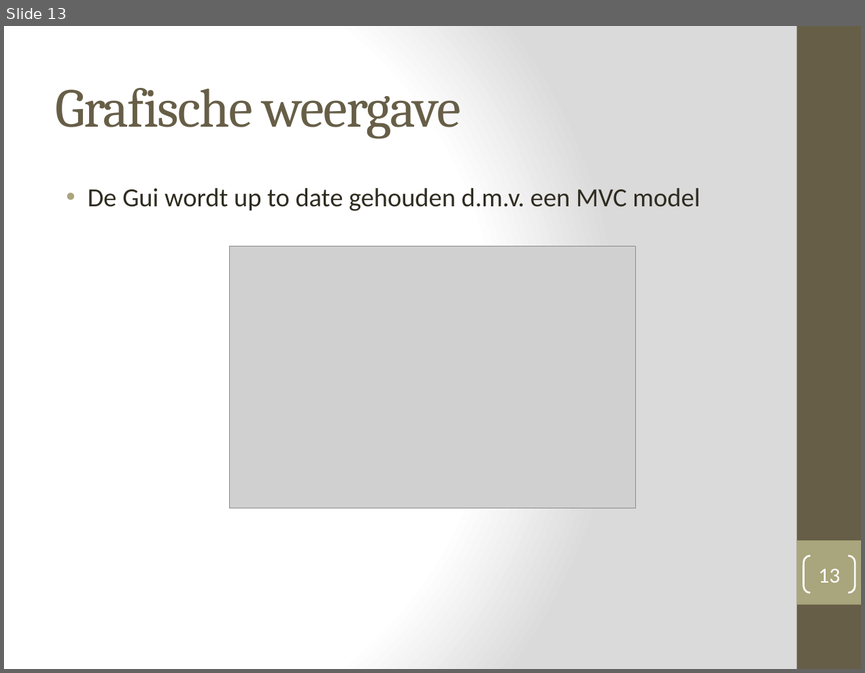
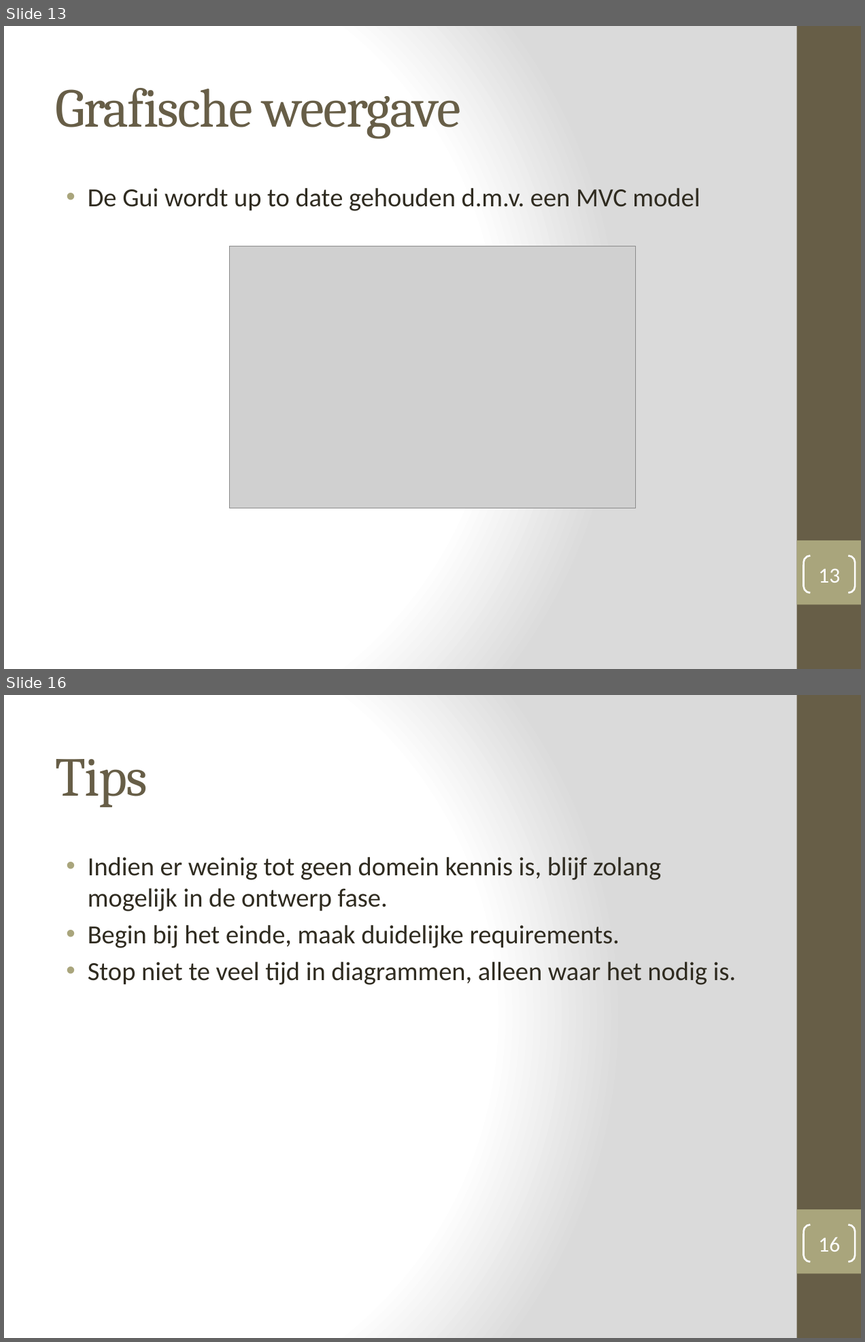
Before and after one commit to patrick1973/life-2, a slide deck: presentatie/Life 2013.pptx. Shown one above the other, each under a label of ours: slide 13 before the commit, slides 13 and 16 after it; the slides between them are not shown. The pictures are 865x673 and 865x1342 pixels, drawn with LibreOffice and Linux fonts; fonts in the diff are those of the drawing; grey boxes stand for pictures. Boxes give left, top, right and bottom in pixels: in the first picture for what was removed or moved away, otherwise in the second. Text is boxed around its words. In the diff, an @@ line names an element or a change of style, - is before the commit and + after.

```diff
--- a/presentatie/Life 2013.pptx
+++ b/presentatie/Life 2013.pptx
@@ slide 16 added at <box>4,695,861,1338</box>, background gradient #FFFFFF to #DADADA; not listed: 2 template elements that a slide beside it also shows @@
@@ title added at <box>56,759,147,807</box>, 46 pt, text #675E47 @@
+Tips
@@ text added at <box>88,857,736,985</box>, 22 pt, text #2F2B20 @@
+• Indien er weinig tot geen domein kennis is, blijf zolang mogelijk in de ontwerp fase.
+• Begin bij het einde, maak duidelijke requirements.
+• Stop niet te veel tijd in diagrammen, alleen waar het nodig is.
@@ page number added at <box>804,1225,855,1261</box>, outline #FFFFFF 1.5 pt, 18 pt, text #FFFFFF @@
+16
```
Also in this commit, not shown: 2 slides changed, 1 other slide added.
